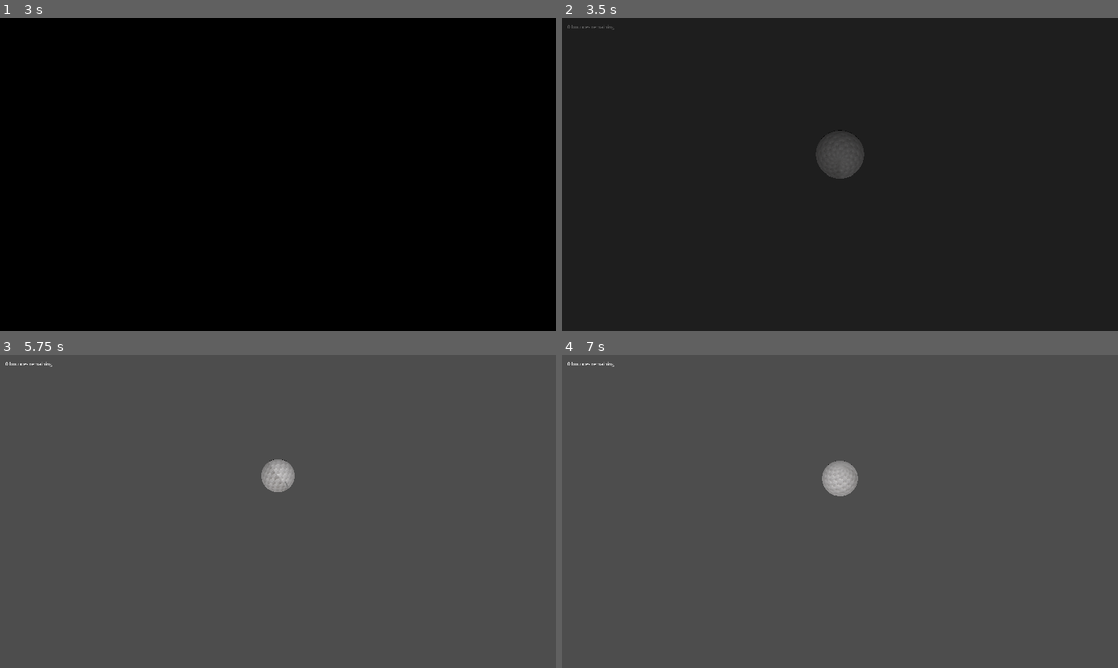
Above: before the commit, frames 1-4 (two rows, left to right).
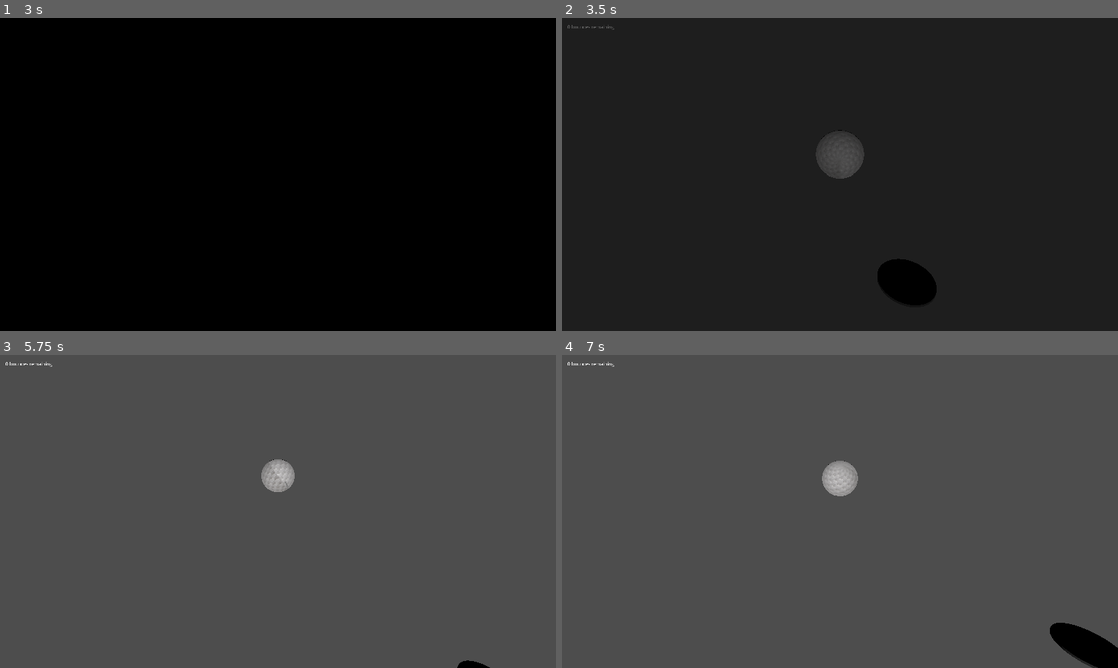
Above: after the commit, the same moments.

Repository: boredchef/bounce-back
Game: Godot game, scene res://Function Scenes (Menu, UI, etc)/Menu/menu.tscn
Two runs of this game, one before a commit and one after it. Both use one fixed random seed, a clock stepped at 60 frames per second and the inputs below.
Inputs (mouse positions are in pixels of both pictures, inside the frame that each line leads up to):
- Up to frame 1 (3 s): click "Play" at 0.5 s; click (55, 143) at 1.25 s; hold D (Right) 2.03-2.78 s; tap Enter at 2.75 s; hold S (Down) from 2.78 s (still down)
- Up to frame 2 (3.5 s): keep holding S (Down)
- Up to frame 3 (5.75 s): release S (Down) at 3.53 s; hold D (Right) 3.53-4.28 s; hold W (Up) 4.28-5.03 s; hold A (Left) from 5.03 s (still down)
- Up to frame 4 (7 s): release A (Left) at 6.53 s; hold S (Down) from 6.53 s (still down)

Frame 1 is identical in both runs. In frame 2, 1.2% of the frame differs, in the area x 56-68%, y 76-92%; in frame 3, 0.1%; in frame 4, 1.1%.

Commit message:
Bee but Trampoline Shaped

Diff:
--- /dev/null
+++ b/bounce-back/Elements/Moving Trampoline/moving_platform.tscn
@@ -0,0 +1,61 @@
+[gd_scene format=3 uid="uid://b5w2ofm11u74j"]
+
+[ext_resource type="Script" uid="uid://re5wqeiheebp" path="res://moving_platform.gd" id="1_jcjkn"]
+[ext_resource type="PackedScene" uid="uid://uatwcqrtpvmw" path="res://Elements/Trampoline on God/trampoline_checkpoint.tscn" id="2_kbi4t"]
+
+[sub_resource type="Animation" id="Animation_jcjkn"]
+length = 0.001
+tracks/0/type = "value"
+tracks/0/imported = false
+tracks/0/enabled = true
+tracks/0/path = NodePath("Path3D/PathFollow3D:progress_ratio")
+tracks/0/interp = 1
+tracks/0/loop_wrap = true
+tracks/0/keys = {
+"times": PackedFloat32Array(0),
+"transitions": PackedFloat32Array(1),
+"update": 0,
+"values": [0.0]
+}
+
+[sub_resource type="Animation" id="Animation_kin2i"]
+resource_name = "move_along_path"
+tracks/0/type = "value"
+tracks/0/imported = false
+tracks/0/enabled = true
+tracks/0/path = NodePath("Path3D/PathFollow3D:progress_ratio")
+tracks/0/interp = 1
+tracks/0/loop_wrap = true
+tracks/0/keys = {
+"times": PackedFloat32Array(0, 1),
+"transitions": PackedFloat32Array(1, 1),
+"update": 0,
+"values": [0.0, 1.0]
+}
+
+[sub_resource type="AnimationLibrary" id="AnimationLibrary_qbj6g"]
+_data = {
+&"RESET": SubResource("Animation_jcjkn"),
+&"move_along_path": SubResource("Animation_kin2i")
+}
+
+[sub_resource type="Curve3D" id="Curve3D_a70yu"]
+_data = {
+"points": PackedVector3Array(0, 0, 0, 0, 0, 0, 0, 0, 0, 0, 0, 0, 0, 0, 0, 10.115, 0, 0),
+"tilts": PackedFloat32Array(0, 0)
+}
+point_count = 2
+
+[node name="Moving Platform" type="Node3D" unique_id=1393809622]
+script = ExtResource("1_jcjkn")
+
+[node name="Trampoline Checkpoint" parent="." unique_id=96018135 instance=ExtResource("2_kbi4t")]
+
+[node name="AnimationPlayer" type="AnimationPlayer" parent="." unique_id=304888767]
+libraries/ = SubResource("AnimationLibrary_qbj6g")
+
+[node name="Path3D" type="Path3D" parent="." unique_id=796345287]
+curve = SubResource("Curve3D_a70yu")
+
+[node name="PathFollow3D" type="PathFollow3D" parent="Path3D" unique_id=2033501963]
+transform = Transform3D(-4.371139e-08, 0, -1, 0, 1, 0, 1, 0, -4.371139e-08, 0, 0, 0)
--- a/bounce-back/Levels/level_1.tscn
+++ b/bounce-back/Levels/level_1.tscn
@@ -2,6 +2,7 @@
 
 [ext_resource type="PackedScene" uid="uid://dpyakersvlvjj" path="res://Elements/Player/player.tscn" id="1_n0qsc"]
 [ext_resource type="PackedScene" uid="uid://c57r8mkd832iq" path="res://Function Scenes (Menu, UI, etc)/UI/ui.tscn" id="2_dilhk"]
+[ext_resource type="PackedScene" uid="uid://b5w2ofm11u74j" path="res://Elements/Moving Trampoline/moving_platform.tscn" id="3_3mhv4"]
 
 [sub_resource type="WorldBoundaryShape3D" id="WorldBoundaryShape3D_tb2w5"]
 
@@ -22,3 +23,9 @@
 transform = Transform3D(1, 0, 0, 0, 1, 0, 0, 0, 1, 0, 7.7703505, 0)
 
 [node name="UI" parent="." unique_id=531608278 instance=ExtResource("2_dilhk")]
+
+[node name="Moving Platform" parent="." unique_id=1393809622 instance=ExtResource("3_3mhv4")]
+transform = Transform3D(1, 0, 0, 0, 1, 0, 0, 0, 1, 0, 1, 0)
+speed = 1.01
+time_to_complete_paths = 1.8
+time_between_paths = 1.13
--- /dev/null
+++ b/bounce-back/moving_platform.gd
@@ -0,0 +1,38 @@
+extends Node3D
+
+@export var speed: float
+@export var loops: bool
+@export var time_to_complete_paths: float
+@export var time_between_paths: float
+
+@onready var anim = $AnimationPlayer
+@onready var path = $Path3D/PathFollow3D
+
+func _ready() -> void:
+	move_block(true)
+
+var can_trigger = true
+
+func move_block(is_forwards):
+	if is_forwards:
+		anim.play("move_along_path", -1, 1/time_to_complete_paths, false)
+		can_trigger = false
+		await anim.animation_finished
+		await GameController.wait(time_between_paths)
+		can_trigger = true
+		if loops:
+			move_block(true)
+		else:
+			move_block(false)
+	else:
+		anim.play("move_along_path", -1, -1/time_to_complete_paths, true)
+		can_trigger = false
+		await anim.animation_finished
+		await GameController.wait(time_between_paths)
+		can_trigger = true
+		move_block(true)
+	pass
+
+func _physics_process(delta: float) -> void:
+	$"Trampoline Checkpoint".position = path.position
+	pass
--- a/bounce-back/scene_loader.tscn
+++ b/bounce-back/scene_loader.tscn
@@ -1,6 +1,6 @@
 [gd_scene format=3 uid="uid://do8i31yp3gykj"]
 
-[ext_resource type="Script" path="res://scene_loader.gd" id="1_6wayg"]
+[ext_resource type="Script" uid="uid://bw4t6ewieihna" path="res://Function Scenes (Menu, UI, etc)/scene loader/scene_loader.gd" id="1_6wayg"]
 
 [sub_resource type="Animation" id="Animation_qelyj"]
 resource_name = "Fade to Black"
Not shown, added: bounce-back/moving_platform.gd.uid
